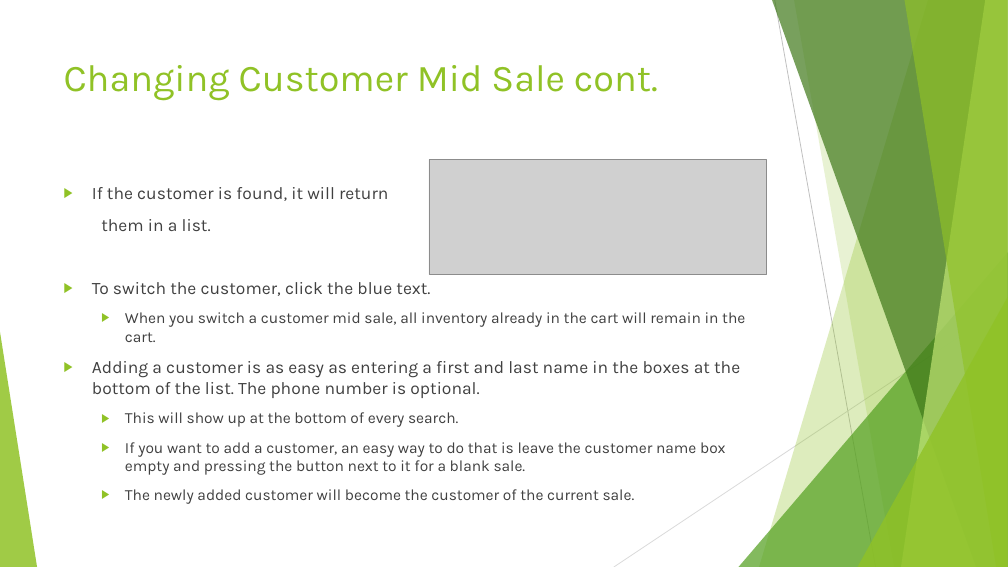
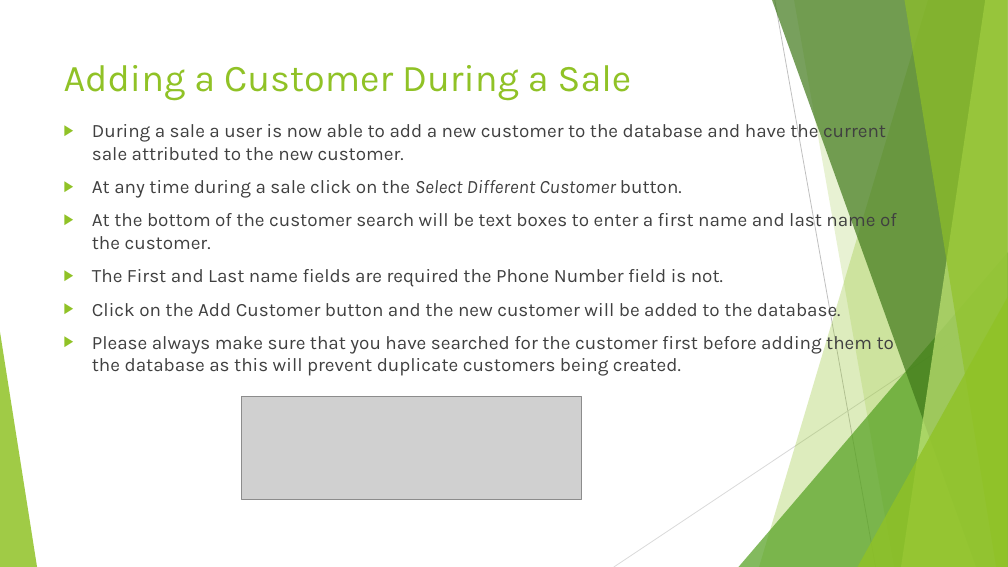
Before and after one commit to SweetSpotProShop/SweetSpot-Documentation, a slide deck: slide 4 of v2.3.0.pptx. Drawn at 1008x567 pixels with LibreOffice and Linux fonts; fonts in the diff are those of the drawing; grey boxes stand for pictures. Boxes give left, top, right and bottom in pixels: in the first picture for what was removed or moved away, otherwise in the second. Text is boxed around its words. In the diff, an @@ line names an element or a change of style, - is before the commit and + after.

Commit message:
Power Point for next release
Finished adding in all changes to power point for 10/30 release.

```diff
--- a/v2.3.0.pptx
+++ b/v2.3.0.pptx
@@ title at bbox=[64, 65, 632, 101]: text changed @@
-Changing Customer Mid Sale cont.
+Adding a Customer During a Sale
@@ text at bbox=[92, 120, 897, 376]: text changed; size 14.8 to 18 pt @@
-▶ If the customer is found, it will return
-them in a list.
-▶ To switch the customer, click the blue text.
-  ▶ When you switch a customer mid sale, all inventory already in the cart will remain in the cart.
-▶ Adding a customer is as easy as entering a first and last name in the boxes at the bottom of the list. The phone number is optional.
-  ▶ This will show up at the bottom of every search.
-  ▶ If you want to add a customer, an easy way to do that is leave the customer name box empty and pressing the button next to it for a blank sale.
-  ▶ The newly added customer will become the customer of the current sale.
+▶ During a sale a user is now able to add a new customer to the database and have the current sale attributed to the new customer.
+▶ At any time during a sale click on the Select Different Customer button.
+▶ At the bottom of the customer search will be text boxes to enter a first name and last name of the customer.
+▶ The First and Last name fields are required the Phone Number field is not.
+▶ Click on the Add Customer button and the new customer will be added to the database.
+▶ Please always make sure that you have searched for the customer first before adding them to the database as this will prevent duplicate customers being created.
@@ picture removed at bbox=[429, 160, 767, 274] @@
@@ picture added at bbox=[241, 396, 582, 499] @@
```
Also in this commit, not shown: 3 other slides changed, 1 slide added, 2 slides removed.
